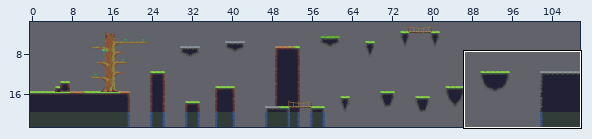
One commit to this Tiled map: Game/maps/Level1.tmx. Above, an overview of the earlier version with the close-up marked.
Close-up. The starting point:
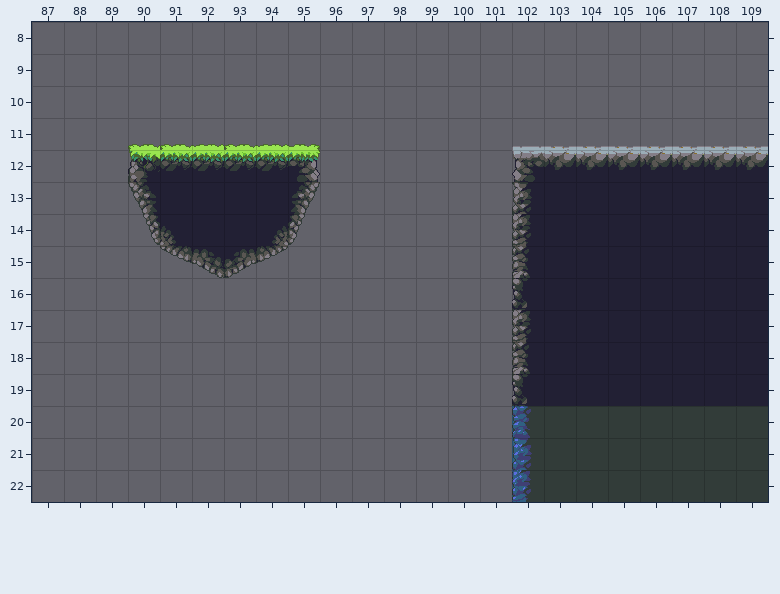
Cells are 32x32 px. Shown: x 87..109, y 8..22. The commit also changed other parts of the map, which this record leaves out. Tiles whose own drawing changed are shown in their newer look in all pictures.
Now the later version:
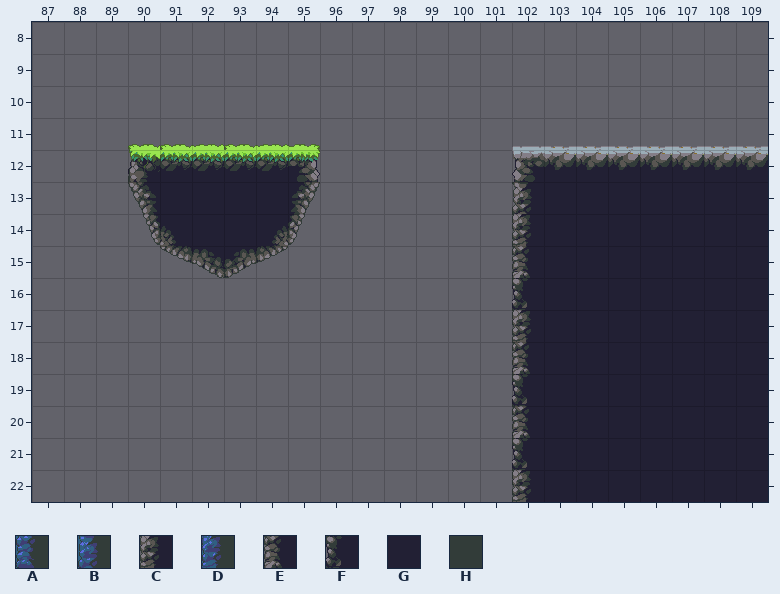
Key: from "Tileset1": A 16, B 44, C 70, D 72, E 98, F 126, G 129, H 135.
_ is an empty cell.
From old to new:
Layer "Floor":
y 20: x 102..109 AHHHHHHH -> EGGGGGGG
y 21: x 102..109 BHHHHHHH -> FGGGGGGG
y 22: x 102..109 DHHHHHHH -> CGGGGGGG
